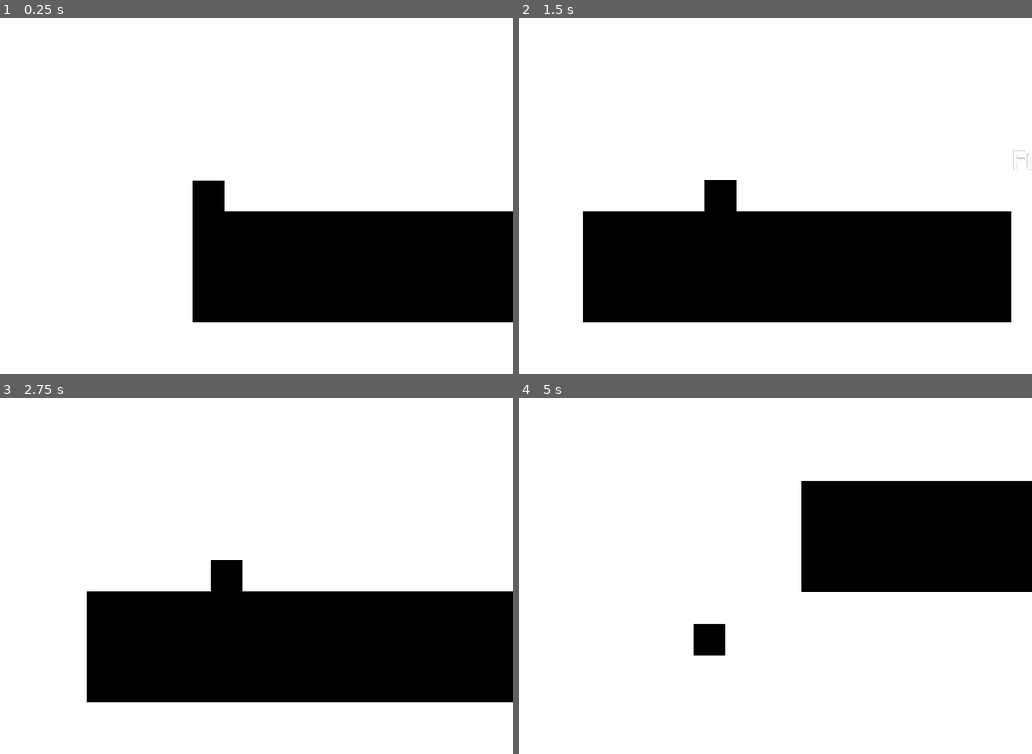
Above: before the commit, frames 1-4 (two rows, left to right).
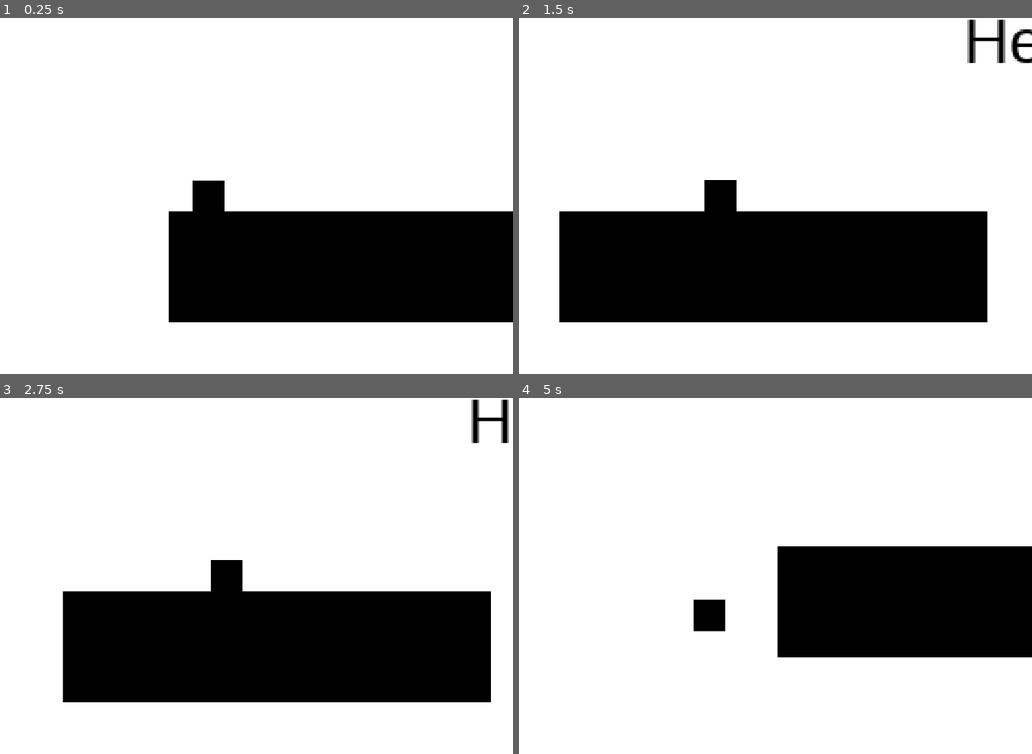
Above: after the commit, the same moments.

Repository: Anonymouqs/SquareStuff
Game: Godot game, scene res://levels/test/simple_level_1.tscn
Two runs of this game, one before a commit and one after it. Both use one fixed random seed, a clock stepped at 60 frames per second and the inputs below. The project has no main scene, so this scene is started directly.
Inputs (mouse positions are in pixels of both pictures, inside the frame that each line leads up to):
- Up to frame 1 (0.25 s): no input
- Up to frame 2 (1.5 s): tap Enter at 0.5 s; move the mouse to (862, 178) at 0.52 s; hold Right (ui_right) 0.53-1.28 s; move the mouse to (606, 213) at 1.27 s; hold Left (ui_left) from 1.28 s (still down)
- Up to frame 3 (2.75 s): move the mouse to (271, 497) at 2.02 s; release Left (ui_left) at 2.03 s; hold Right (ui_right) from 2.03 s (still down)
- Up to frame 4 (5 s): move the mouse to (698, 647) at 2.77 s; release Right (ui_right) at 2.78 s; hold Up (ui_up) 2.78-3.53 s; move the mouse to (908, 629) at 3.52 s; hold Left (ui_left) from 3.53 s (still down); move the mouse to (544, 522) at 4.27 s

The runs differ from the first frame. In frame 1, 1.5% of the frame differs, in the area x 32-38%, y 54-86%; in frame 2, 3.6%; in frame 3, 3.3%; in frame 4, 19%, in the area x 33-100%, y 23-73%.

Commit message:
faith_plate functionality
t*est level with faith_plat
*option on whether plates resets on not added

Diff:
--- a/entity/pc/player/player.gd
+++ b/entity/pc/player/player.gd
@@ -3,7 +3,7 @@
 export var accleration = 0.2
 export var deceleration = 0.1
 export var gravity = 10 #between 1 and 0, uses lerp
-export var jump_speed = 150
+export var jump_speed = 200
 # Declare member variables here. Examples:
 
 func _ready():
--- a/levels/test/simple_level_1.tscn
+++ b/levels/test/simple_level_1.tscn
@@ -1,20 +1,42 @@
-[gd_scene load_steps=4 format=2]
+[gd_scene load_steps=6 format=2]
 
 [ext_resource path="res://map/blocks/basic_platform.tscn" type="PackedScene" id=1]
 [ext_resource path="res://map/blocks/faith_platform/faith_platform.tscn" type="PackedScene" id=2]
 [ext_resource path="res://entity/pc/player/player.tscn" type="PackedScene" id=3]
+[ext_resource path="res://themes/elysium.tres" type="Theme" id=4]
+[ext_resource path="res://fonts/imported/liberation_sans_reg.tres" type="DynamicFont" id=5]
 
 [node name="Node2D" type="Node2D"]
 
 [node name="terrain" type="Node2D" parent="."]
 
 [node name="basic_platform" parent="terrain" instance=ExtResource( 1 )]
-position = Vector2( 108, 44 )
+position = Vector2( 96, 44 )
 scale = Vector2( 10.8, 2.8 )
+
+[node name="faith_platform" parent="terrain" instance=ExtResource( 2 )]
+editor/display_folded = true
+position = Vector2( 264, 0 )
+
+[node name="Area2D" parent="terrain/faith_platform" index="1"]
+position = Vector2( -16, 0 )
+
+[node name="basic_platform" parent="terrain/faith_platform" index="2"]
+position = Vector2( 0, 160 )
 
 [node name="faith_platform2" parent="terrain" instance=ExtResource( 2 )]
 editor/display_folded = true
-position = Vector2( 368, 32 )
+position = Vector2( 384, 0 )
+
+[node name="Area2D" parent="terrain/faith_platform2" index="1"]
+position = Vector2( -16, 0 )
+
+[node name="basic_platform" parent="terrain/faith_platform2" index="2"]
+position = Vector2( 0, 160 )
+
+[node name="faith_platform3" parent="terrain" instance=ExtResource( 2 )]
+editor/display_folded = true
+position = Vector2( 504, 0 )
 
 [node name="player" parent="." instance=ExtResource( 3 )]
 position = Vector2( 8, 8 )
@@ -22,8 +44,15 @@
 [node name="Node2D" type="Node2D" parent="."]
 
 [node name="Label" type="Label" parent="Node2D"]
-margin_left = 216.0
-margin_top = -16.0
-margin_right = 256.0
-margin_bottom = -2.0
-text = "Fuck"
+margin_left = 192.0
+margin_top = -88.0
+margin_right = 339.0
+margin_bottom = -52.0
+theme = ExtResource( 4 )
+custom_fonts/font = ExtResource( 5 )
+custom_colors/font_color = Color( 0, 0, 0, 1 )
+text = "Heck reee"
+
+[editable path="terrain/faith_platform"]
+
+[editable path="terrain/faith_platform2"]
--- a/map/blocks/faith_platform/faith_platform.gd
+++ b/map/blocks/faith_platform/faith_platform.gd
@@ -16,7 +16,7 @@
 	rise = true
 
 func _on_Area2D_body_exited(body):
-	if not reset:
+	if reset:
 		rise = false
 
 func _physics_process(delta):
